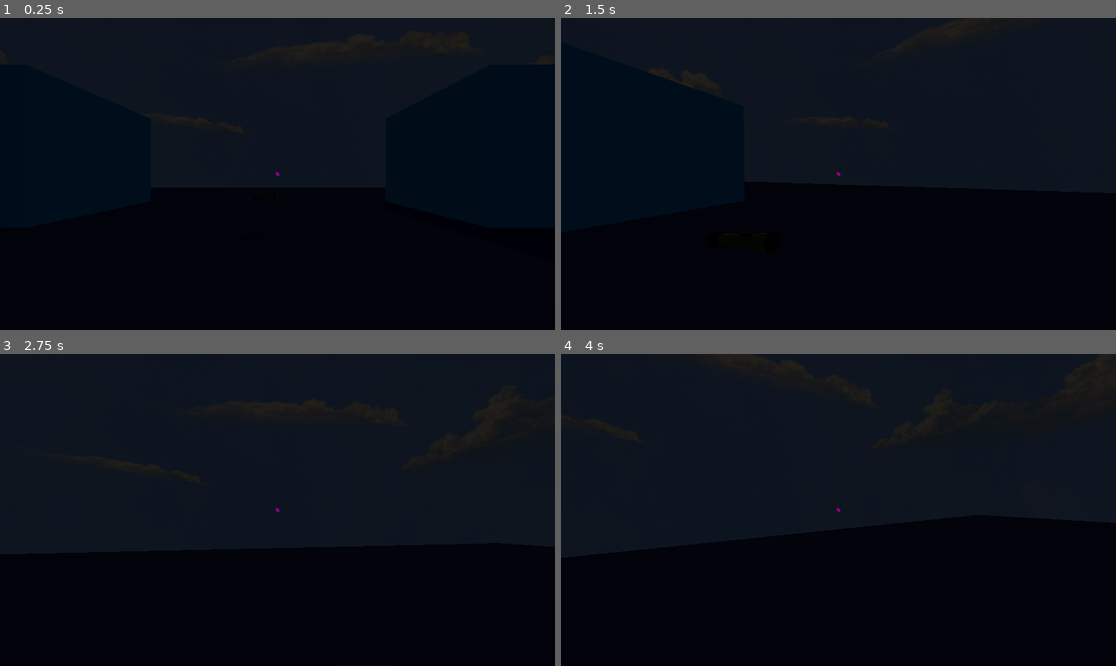
Above: before the commit, frames 1-4 (two rows, left to right).
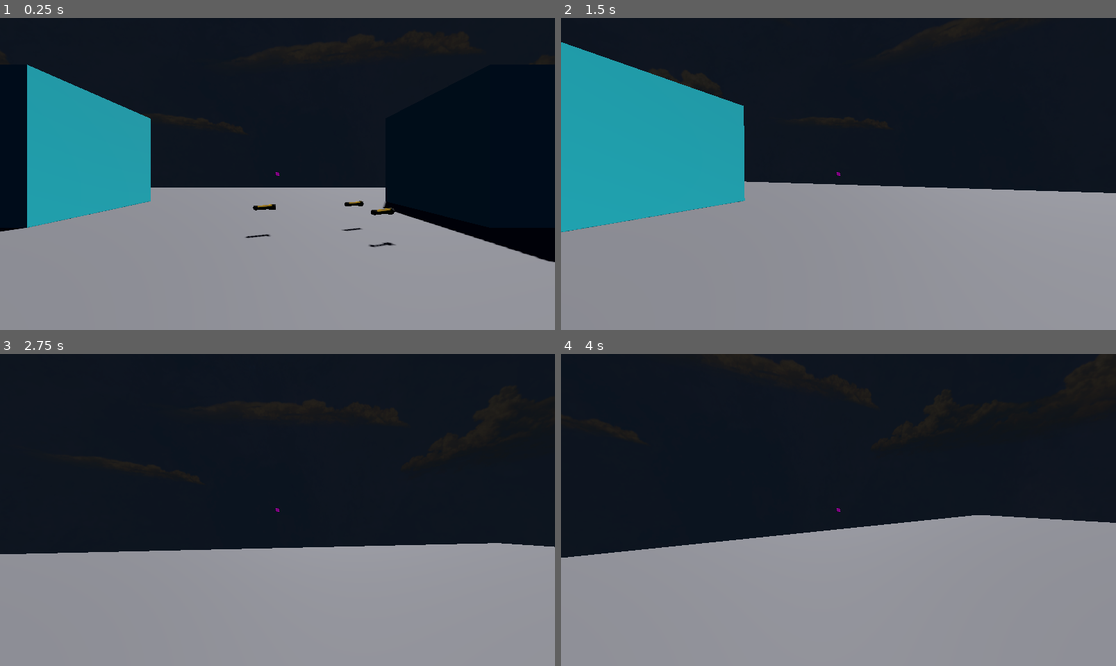
Above: after the commit, the same moments.

Repository: NotCottonBall/GhostBuster
Game: Godot game, scene res://Levels/TestScene.tscn
Same seed, same stepped clock (60 frames per second), same inputs: the game is played once before the commit and once after it.
Inputs (mouse positions are in pixels of both pictures, inside the frame that each line leads up to):
- Up to frame 1 (0.25 s): no input
- Up to frame 2 (1.5 s): move the mouse to (866, 174) at 0.52 s; hold G (Drop) 0.53-1.28 s; hold W (MoveForward) from 0.53 s (still down); move the mouse to (810, 174) at 1.27 s; tap G (Drop) at 1.35 s
- Up to frame 3 (2.75 s): keep holding W (MoveForward); move the mouse to (288, 503) at 2.02 s; hold 1 (FirstHolder) from 2.03 s (still down); tap G (Drop) at 2.3 s
- Up to frame 4 (4 s): keep holding W (MoveForward); move the mouse to (832, 516) at 2.77 s; release 1 (FirstHolder) at 2.78 s; tap E (Interact) at 2.85 s; tap G (Drop) at 3.05, 3.8 s; move the mouse to (877, 513) at 3.52 s; hold 2 (SecondHolder) from 3.53 s (still down)

The runs differ from the first frame. In frame 1, 47% of the frame differs, in the area x 0-100%, y 14-100%; in frame 2, 58%, in the area x 0-100%, y 7-100%; in frame 3, 38%; in frame 4, 43%.

Commit message:
items now drop and dont collide with the player

Diff:
--- a/Levels/TestScene.tscn
+++ b/Levels/TestScene.tscn
@@ -33,7 +33,12 @@
 
 [node name="DirectionalLight3D" type="DirectionalLight3D" parent="."]
 transform = Transform3D(-0.8660254, -0.43301278, 0.25, 0, 0.49999997, 0.86602545, -0.50000006, 0.75, -0.43301266, 0, 0, 0)
+visible = false
 light_energy = 0.004
+shadow_enabled = true
+
+[node name="DirectionalLight3D2" type="DirectionalLight3D" parent="."]
+transform = Transform3D(-0.8660254, -0.43301278, 0.25, 0, 0.49999997, 0.86602545, -0.50000006, 0.75, -0.43301266, 0, 0, 0)
 shadow_enabled = true
 
 [node name="Player" parent="." instance=ExtResource("1_kg6ww")]
@@ -92,3 +97,9 @@
 
 [node name="Flashlight" parent="." instance=ExtResource("2_fgmgd")]
 transform = Transform3D(0.3165266, 0, -0.94858366, 0, 1, 0, 0.94858366, 0, 0.3165266, -0.34078074, 0.9969348, -5.644721)
+
+[node name="Flashlight2" parent="." instance=ExtResource("2_fgmgd")]
+transform = Transform3D(0.3165266, 0, -0.94858366, 0, 1, 0, 0.94858366, 0, 0.3165266, 2.3793902, 0.9969348, -6.3000107)
+
+[node name="Flashlight3" parent="." instance=ExtResource("2_fgmgd")]
+transform = Transform3D(0.3165266, 0, -0.94858366, 0, 1, 0, 0.94858366, 0, 0.3165266, 2.5910406, 0.9969348, -4.993935)
--- a/Scenes/Flashlight.tscn
+++ b/Scenes/Flashlight.tscn
@@ -6,7 +6,13 @@
 [sub_resource type="BoxShape3D" id="BoxShape3D_0qj7l"]
 size = Vector3(0.17578125, 0.16699219, 0.6308594)
 
-[node name="Flashlight" type="StaticBody3D"]
+[node name="Flashlight" type="RigidBody3D"]
+collision_layer = 4
+axis_lock_linear_x = true
+axis_lock_linear_z = true
+axis_lock_angular_x = true
+axis_lock_angular_y = true
+axis_lock_angular_z = true
 script = ExtResource("1_bdlob")
 metadata/_custom_type_script = "uid://cijyo04ga1ybp"
 
--- a/Scenes/Player.tscn
+++ b/Scenes/Player.tscn
@@ -7,6 +7,8 @@
 [sub_resource type="CapsuleShape3D" id="CapsuleShape3D_qbkls"]
 
 [node name="Player" type="CharacterBody3D"]
+collision_layer = 2
+collision_mask = 3
 script = ExtResource("1_rpqav")
 
 [node name="Head" type="Node3D" parent="."]
--- a/Scripts/Item.gd
+++ b/Scripts/Item.gd
@@ -1,4 +1,4 @@
-extends StaticBody3D
+extends RigidBody3D
 class_name Item
 
 enum HoldableItems
@@ -17,3 +17,6 @@
 
 func OnInbuiltAction() -> void:
 	pass
+
+func _process(delta: float) -> void:
+	pass
--- a/Scripts/ItemHolder.gd
+++ b/Scripts/ItemHolder.gd
@@ -23,7 +23,7 @@
 	PlayerInventory[index] = item
 	add_child(item)
 	item.transform = Transform3D.IDENTITY
-
+	item.freeze = true
 
 func DropItem(index: int, newSpawnLocation: Transform3D, parent: Node) -> void:
 	if index >= MaxHoldableItems or not is_instance_valid(PlayerInventory[index]):
@@ -35,9 +35,7 @@
 
 	parent.add_child(item)
 	item.transform = newSpawnLocation
-
-	print("ITEM DROPPED")
-
+	item.freeze = false
 
 func SwitchHoldingItem(oldIndex: int, newIndex: int) -> void:
 	if is_instance_valid(PlayerInventory[oldIndex]):
--- a/project.godot
+++ b/project.godot
@@ -97,6 +97,12 @@
 ]
 }
 
+[layer_names]
+
+3d_physics/layer_1="World"
+3d_physics/layer_2="Player"
+3d_physics/layer_3="Item"
+
 [rendering]
 
 renderer/rendering_method="gl_compatibility"
